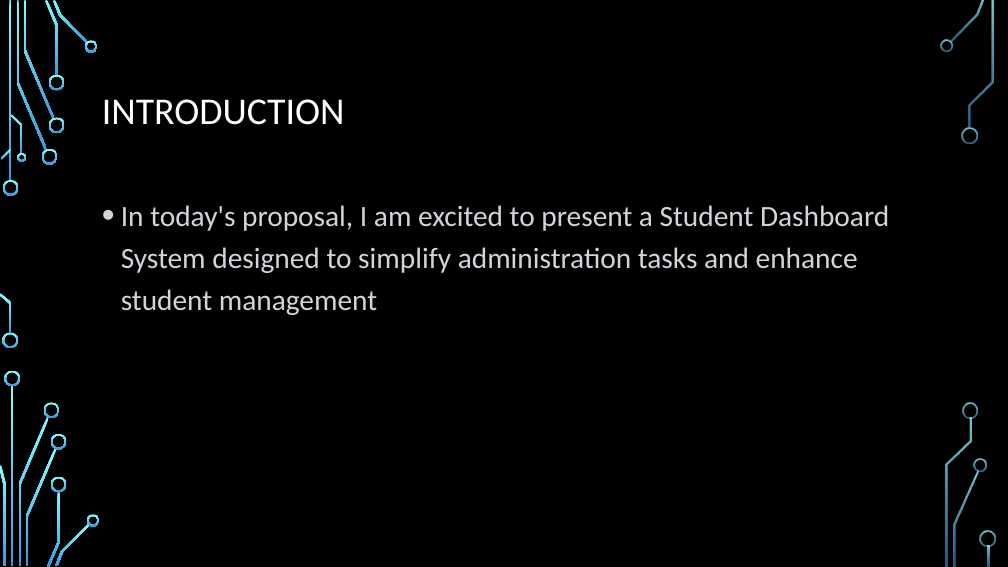
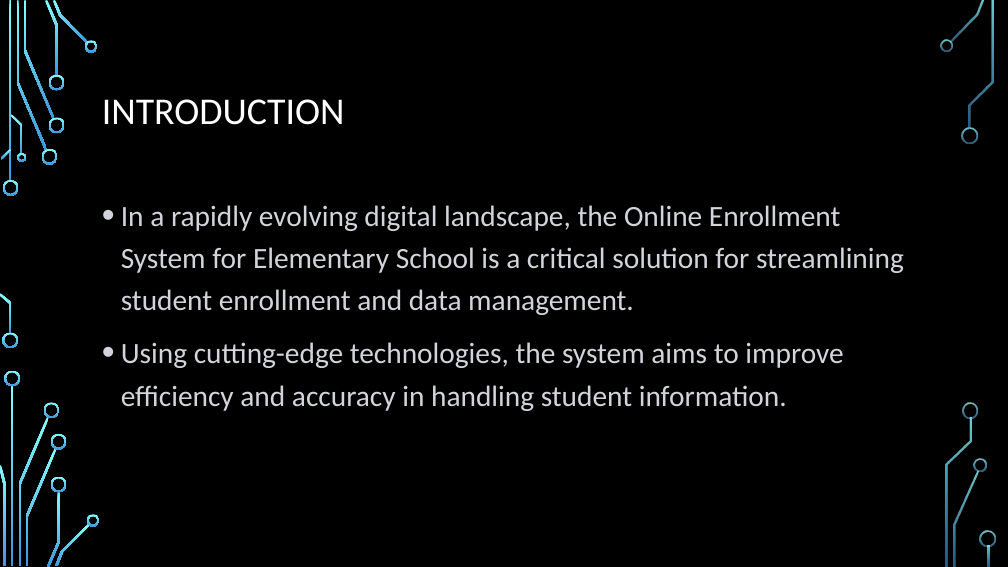
Before and after one commit to Elcavz/Major-Project-2-FrontEnd, a slide deck: slide 2 of PROJECT PROPOSAL.pptx. Drawn at 1008x567 pixels with LibreOffice and Linux fonts; fonts in the diff are those of the drawing; background and template pictures are left out. Boxes give left, top, right and bottom in pixels: in the first picture for what was removed or moved away, otherwise in the second. Text is boxed around its words. In the diff, an @@ line names an element or a change of style, - is before the commit and + after.

```diff
--- a/PROJECT PROPOSAL.pptx
+++ b/PROJECT PROPOSAL.pptx
@@ text at box(121, 205, 904, 411): text changed @@
-• In today's proposal, I am excited to present a Student Dashboard System designed to simplify administration tasks and enhance student management
+• In a rapidly evolving digital landscape, the Online Enrollment System for Elementary School is a critical solution for streamlining student enrollment and data management.
+• Using cutting-edge technologies, the system aims to improve efficiency and accuracy in handling student information.
```
Also in this commit, not shown: 3 other slides changed, 2 slides added, 4 slides removed, 11 other files.
